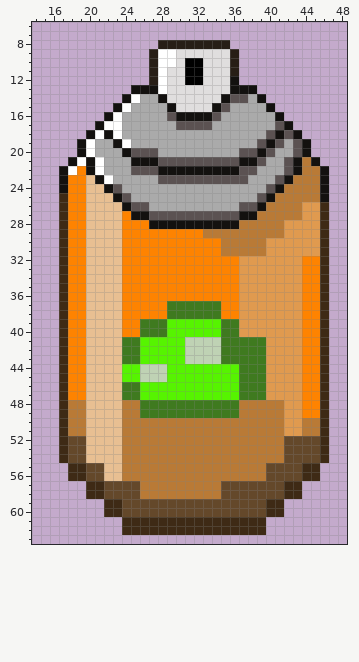
Pixel-art sprite: assets/sprites/items/suppresant.png. Above, as it was before the edit.
The file is 64x64 pixels. Shown: x 14..48, y 6..63.
And afterwards:
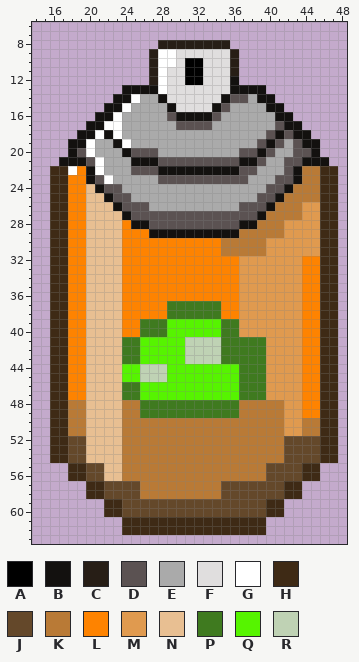
Palette (. is transparent): A #000000  B #13110f  C #271e16  D #5b5252  E #aaaaaa  F #e0dede  G #ffffff  H #3e2a15  J #64482a  K #b97a36  L #fe8300  M #e09a4f  N #e8bf92  P #3f7a1f  Q #56f400  R #bfd2b4
Difference:
y 13: x 24 . -> B; x 39 . -> B
y 14: x 23 . -> B; x 40 . -> B
y 15: x 22 . -> B; x 41 . -> B
y 16: x 21 . -> B; x 42 . -> B
y 17: x 20 . -> B; x 43 . -> B
y 18: x 19 . -> B; x 44 . -> B
y 19: x 18 . -> B; x 45 . -> B
y 20: x 18..19 .B -> BD; x 44..45 B. -> DB
y 21: x 17 . -> B; x 19..20 GB -> BD; x 43..44 BK -> DB; x 46 . -> B
y 22: x 16..17 .B -> HH; x 46..47 B. -> HH
y 23: x 16..17 .B -> HH; x 20..21 NB -> BD; x 42..43 BK -> DB; x 46..47 B. -> HH
y 24: x 16..17 .B -> HH; x 21..22 NB -> BD; x 41..42 BK -> DB; x 46..47 B. -> HH
y 25: x 16 . -> H; x 22..23 NB -> BD; x 40..41 BK -> DB; x 46..47 B. -> HH
y 26: x 16 . -> H; x 23..24 NB -> BD; x 39..40 BK -> DB; x 47 . -> H
y 27: x 16 . -> H; x 24..26 LBB -> BDD; x 37..39 BBK -> DDB; x 47 . -> H
y 28: x 16 . -> H; x 25..38 LLBBBBBBBBBBKK -> BBDDDDDDDDDDBB; x 47 . -> H
y 29: x 16 . -> H; x 27..36 LLLLLLKKKK -> BBBBBBBBBB; x 47 . -> H
y 30..54: x 16 . -> H; x 47 . -> H
Pixel boxes of the changes (left, top, right, bottom) in both pictures:
changed: (50, 85, 338, 463)
